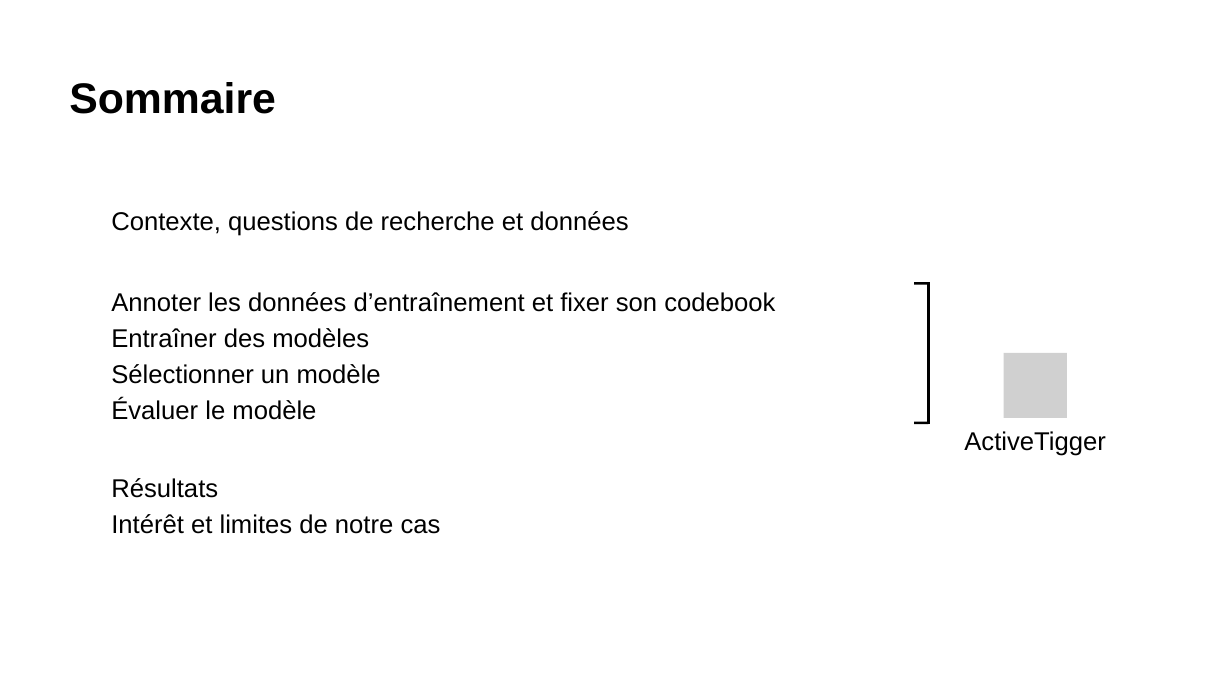
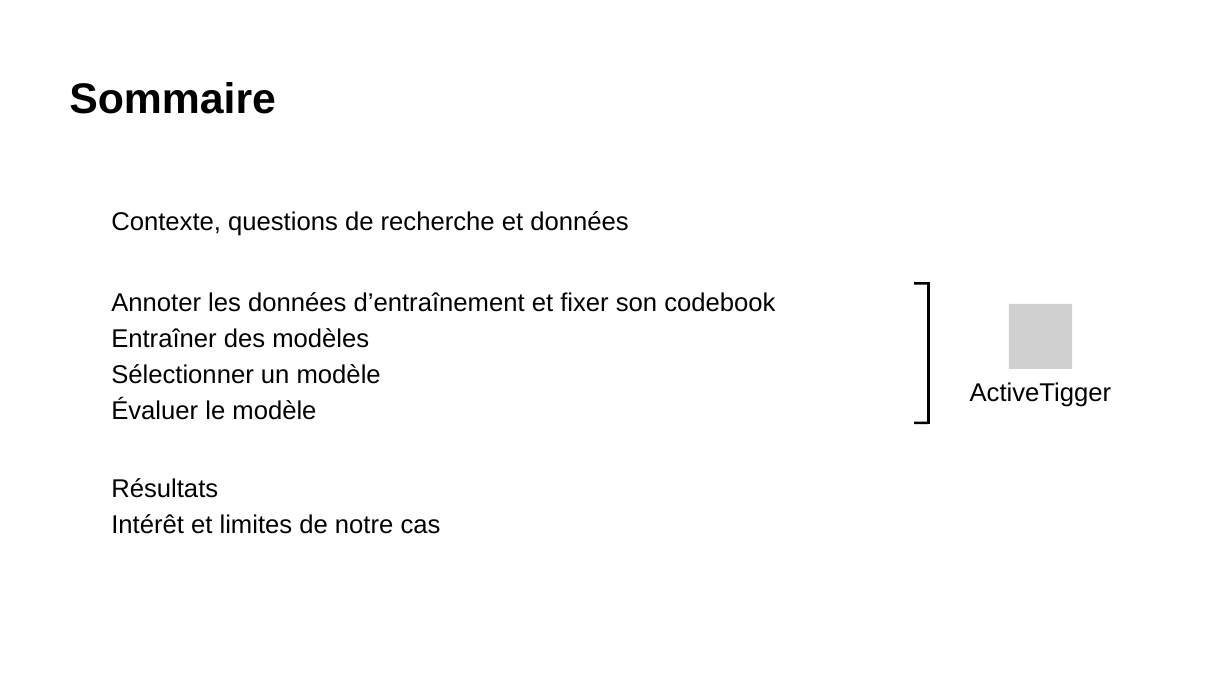
Before and after one commit to eollion/kit_amendements, a slide deck: slide 2 of slides/slides-short.pptx. Drawn at 1232x693 pixels with LibreOffice and Linux fonts; fonts in the diff are those of the drawing; grey boxes stand for pictures. Boxes give left, top, right and bottom in pixels: in the first picture for what was removed or moved away, otherwise in the second. Text is boxed around its words. In the diff, an @@ line names an element or a change of style, - is before the commit and + after.

```diff
--- a/slides/slides-short.pptx
+++ b/slides/slides-short.pptx
@@ picture: place and size @@
-picture at [1003, 353, 1067, 418]
+picture at [1009, 304, 1072, 368]
@@ text "ActiveTigger": place and size @@
-text "ActiveTigger" at [964, 431, 1106, 456]
+text "ActiveTigger" at [970, 382, 1112, 407]
```
Also in this commit, not shown: 1 other slide changed, 6 other files.
